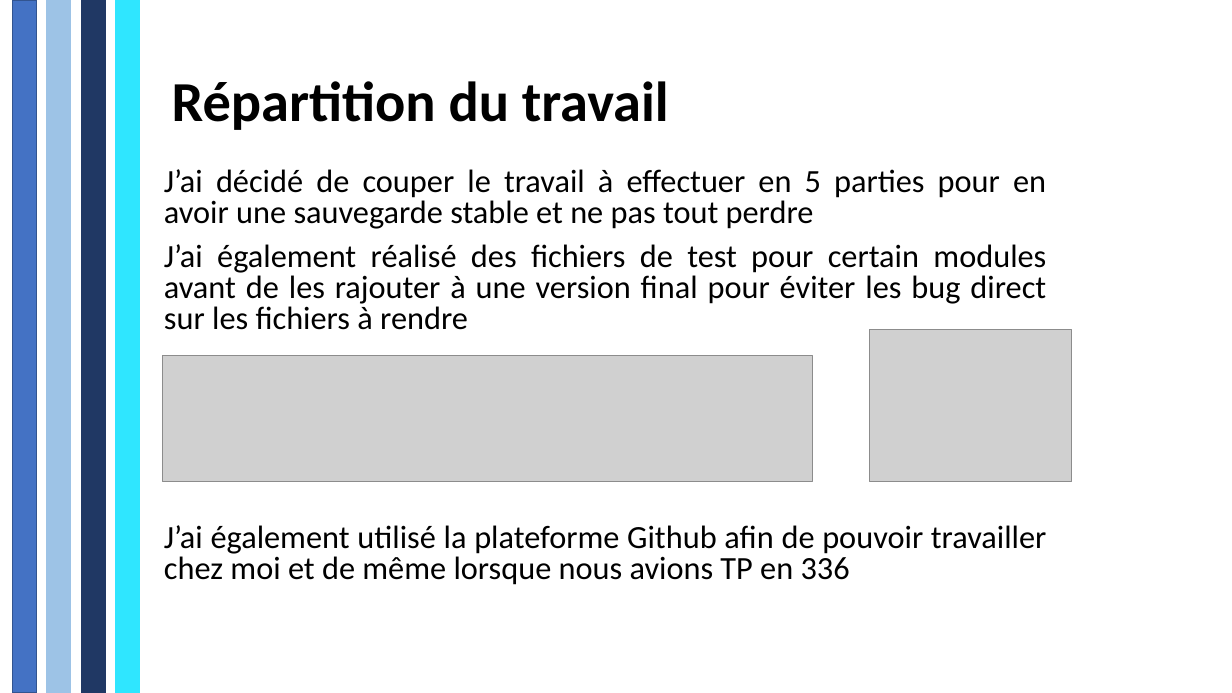
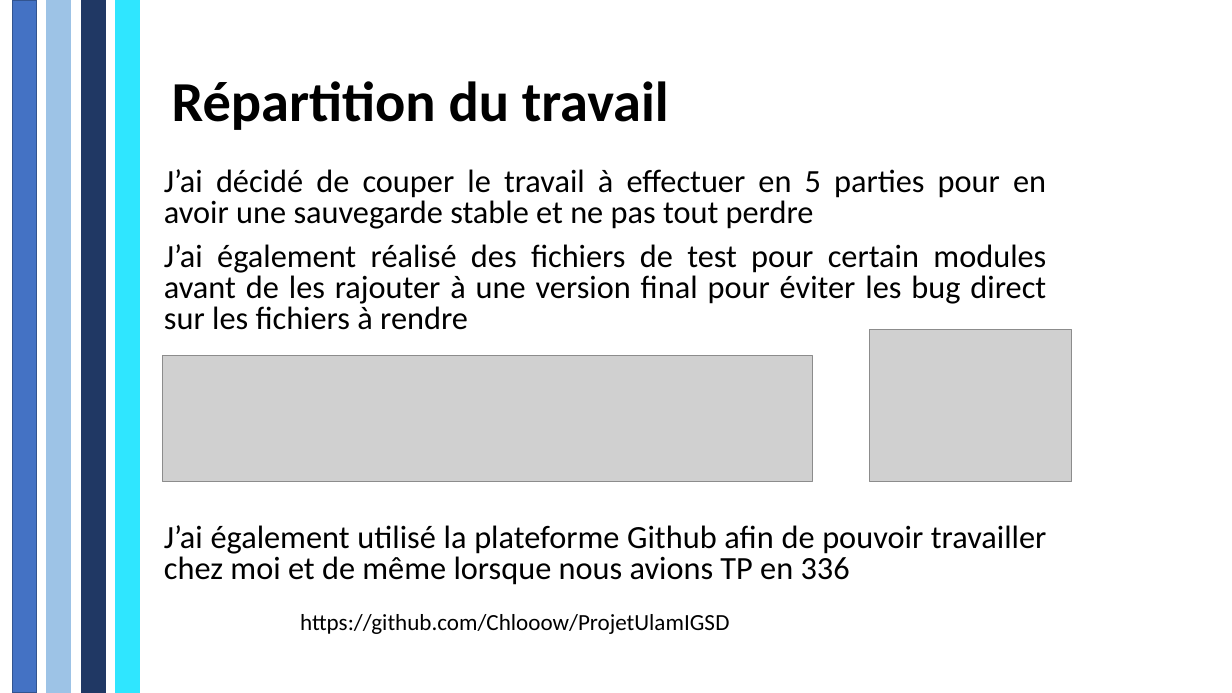
Before and after one commit to Chlooow/ProjetUlamIGSD, a slide deck: slide 4 of rapport.pptx. Drawn at 1232x693 pixels with LibreOffice and Linux fonts; fonts in the diff are those of the drawing; grey boxes stand for pictures. Boxes give left, top, right and bottom in pixels: in the first picture for what was removed or moved away, otherwise in the second. Text is boxed around its words. In the diff, an @@ line names an element or a change of style, - is before the commit and + after.

```diff
--- a/rapport.pptx
+++ b/rapport.pptx
@@ text added at (300, 614, 729, 634), 18 pt, text #000000 @@
+https://github.com/Chlooow/ProjetUlamIGSD
```
